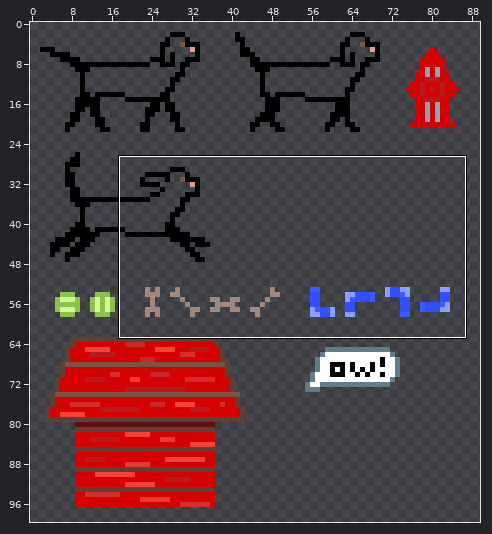
Sprite sheet, stored at public/sprites.png. Above, an overview of the earlier version with the close-up marked.
Close-up. First the earlier version:
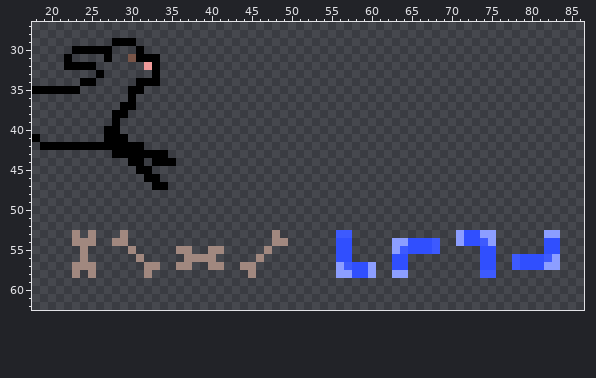
The file is 100x100 pixels. Shown: x 18..86, y 27..62. The wide view leaves out empty margins.
Now the later version:
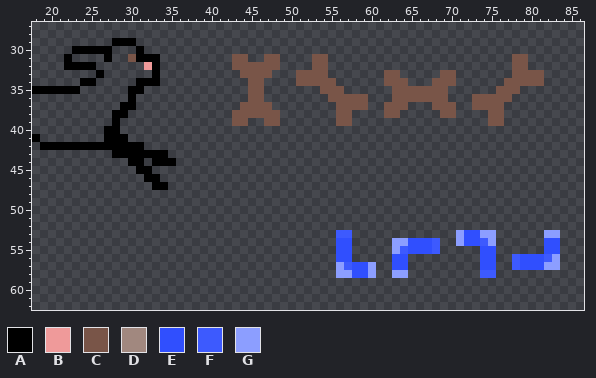
Palette (. is transparent): A #000000  B #ef9a9a  C #795548  D #a1887f  E #304ffe  F #3d5afe  G #8c9eff
Changes in this commit:
Changed rows in their new state; - is an unchanged pixel.
first column x 43:
31 CC--CC----CC-----------------------CC--
32 CCCCCC----CC-----------------------CC--
33 -CCCC---CCCC-------CC-----CC-------CCCC
34 --CC----CCCCC------CCC---CCC------CCCCC
35 --CC-------CCC------CCCCCCC------CCC---
36 --CC--------CCCCC---CCCCCCC---CCCCC----
37 -CCCC--------CCCC--CCC---CCC--CCCC-----
38 CCCCCC-------CC----CC-----CC----CC-----
39 CC--CC-------CC-----------------CC-----
first column x 23:
53 .-.---.------------------.-
54 ...--..------------------..
55 -.-----.-----..--..-----.--
56 -.------.-----....-----.---
57 ...------..--..--..--..----
58 .-.------.------------.----
